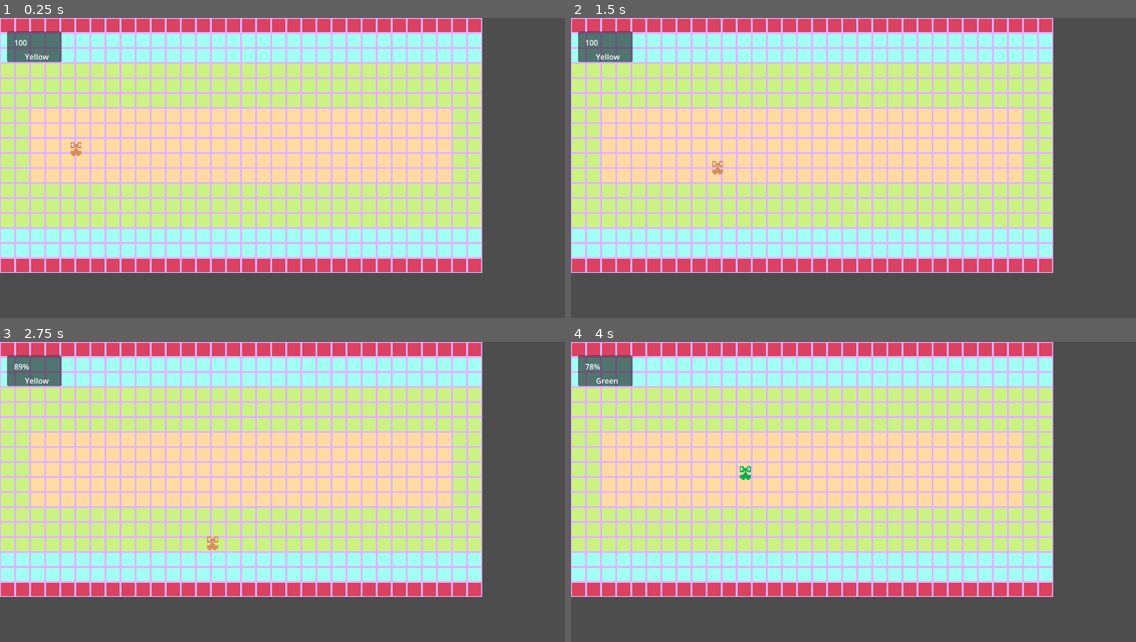
Above: before the commit, frames 1-4 (two rows, left to right).
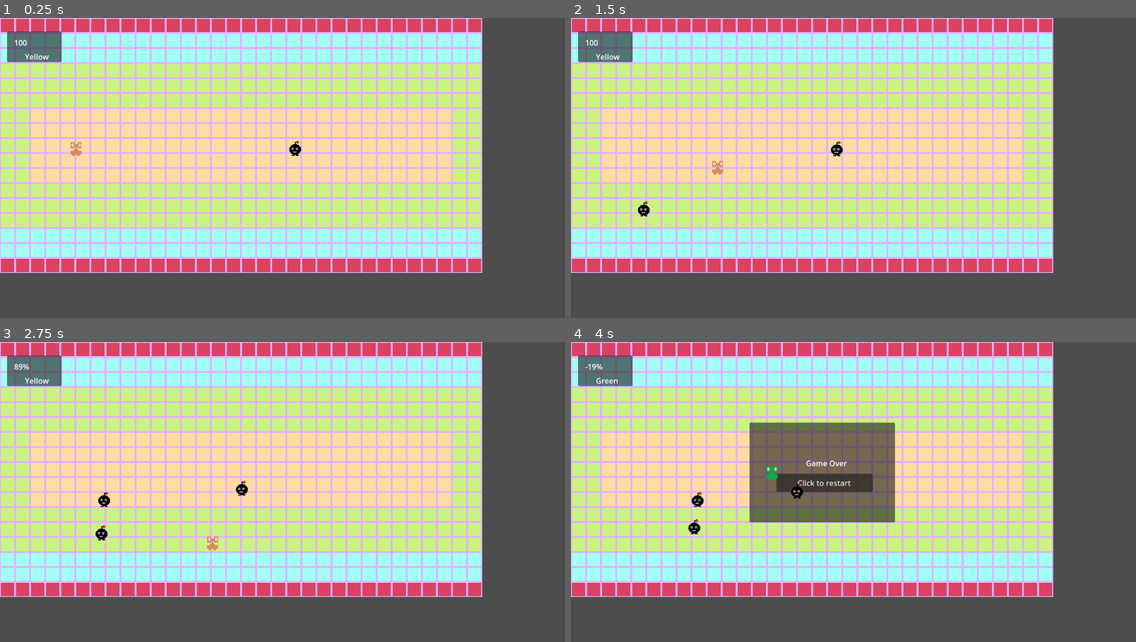
Above: after the commit, the same moments.

Repository: JaydenIvanovic/runrunrun
Game: Godot game, scene res://World.tscn
The game is run twice, just before and just after one commit, with the same random seed, the same clock (stepped at 60 frames per second) and the same inputs. The project has no main scene, so this scene is started directly.
Inputs:
- Up to frame 1 (0.25 s): no input
- Up to frame 2 (1.5 s): hold D (move_right) 0.53-1.28 s; hold S (move_down) from 1.28 s (still down)
- Up to frame 3 (2.75 s): release S (move_down) at 2.03 s; hold D (move_right) from 2.03 s (still down)
- Up to frame 4 (4 s): release D (move_right) at 2.78 s; hold W (move_up) 2.78-3.53 s; hold A (move_left) from 3.53 s (still down)

The runs differ from the first frame. In frame 1, less than 0.1% of the frame differs, in the area x 51-54%, y 40-47%; in frame 2, 0.2%; in frame 3, 0.2%; in frame 4, 8.9%, in the area x 2-58%, y 7-65%.

Commit message:
Add enemies

Diff:
--- /dev/null
+++ b/Enemy.gd
@@ -0,0 +1,23 @@
+extends CharacterBody2D
+
+@export var target: Node2D
+var speed = 50
+
+signal enemy_exploded
+
+# Called when the node enters the scene tree for the first time.
+func _ready():
+	pass
+
+
+# Called every frame. 'delta' is the elapsed time since the previous frame.
+func _physics_process(delta):
+	if !target:
+		return
+
+	var target_direction = target.position - position
+	var collision_info = move_and_collide(target_direction.normalized() * speed * delta)
+	if collision_info:
+		var collision_source = collision_info.get_collider().name
+		emit_signal("enemy_exploded", collision_source)
+		queue_free()
--- /dev/null
+++ b/Enemy.tscn
@@ -0,0 +1,18 @@
+[gd_scene load_steps=4 format=3 uid="uid://ctfd8cfs3yhfj"]
+
+[ext_resource type="Texture2D" uid="uid://csxkvdd5jwh0g" path="res://assets/enemy.png" id="1_61g25"]
+[ext_resource type="Script" path="res://Enemy.gd" id="2_kn73k"]
+
+[sub_resource type="CircleShape2D" id="CircleShape2D_mk6du"]
+radius = 12.3693
+
+[node name="Enemy" type="CharacterBody2D"]
+script = ExtResource("2_kn73k")
+
+[node name="Sprite" type="Sprite2D" parent="."]
+texture = ExtResource("1_61g25")
+hframes = 4
+
+[node name="CollisionShape2D" type="CollisionShape2D" parent="."]
+position = Vector2(0, 3)
+shape = SubResource("CircleShape2D_mk6du")
--- /dev/null
+++ b/EnemySpawner.gd
@@ -0,0 +1,22 @@
+extends Node
+
+var enemy_scene = preload("res://Enemy.tscn")
+
+# Called when the node enters the scene tree for the first time.
+func _ready():
+	$Timer.connect("timeout", func():
+		var instance = enemy_scene.instantiate()
+		instance.target = $"../Player"
+		get_parent().add_child(instance)
+		instance.position = get_random_spawn_position()
+		instance.connect("enemy_exploded", Callable($"../Player", "process_explosion_damage"))
+	)
+
+# Called every frame. 'delta' is the elapsed time since the previous frame.
+func _process(delta):
+	pass
+
+func get_random_spawn_position() -> Vector2:
+	var x = $"../Player".position.x + [randf_range(-150, -80), randf_range(150, 80)].pick_random()
+	var y = $"../Player".position.y + [randf_range(-150, -80), randf_range(150, 80)].pick_random()
+	return Vector2(x, y)
--- a/Player.gd
+++ b/Player.gd
@@ -1,4 +1,4 @@
-extends Sprite2D
+extends CharacterBody2D
 
 @export var health = 100
 @export var speed = 200
@@ -7,7 +7,6 @@
 var tile_map: TileMap
 var random_env_damage_timer: Timer
 var active_tile = 0
-var tile_being_stood_on = 0
 var is_moving = false
 
 signal player_health_changed
@@ -19,6 +18,7 @@
 	tile_map = $"../TileMap"
 	random_env_damage_timer = $RandomEnvDamageTimer
 	random_env_damage_timer.connect("timeout", randomize_active_tile)
+	$"../Enemy".connect("enemy_exploded", process_explosion_damage)
 	initialize_state()
 
 # Called every frame. 'delta' is the elapsed time since the previous frame.
@@ -36,11 +36,11 @@
 
 	if Input.is_action_pressed("move_left"):
 		position += Vector2.LEFT * speed * delta
-		flip_h = true
+		$Sprite.flip_h = true
 		is_moving = true
 	if Input.is_action_pressed("move_right"):
 		position += Vector2.RIGHT * speed * delta
-		flip_h = false
+		$Sprite.flip_h = false
 		is_moving = true
 	if Input.is_action_pressed("move_up"):
 		position += Vector2.UP * speed * delta
@@ -60,6 +60,11 @@
 		health -=  environment_damage_decay * delta
 		emit_signal("player_health_changed", health)
 
+func process_explosion_damage(target):
+	if target == self.name:
+		health -= 100
+		emit_signal("player_health_changed", health)
+
 func randomize_active_tile():
 	active_tile = round(randf_range(0,3))
 	var active_tile_name = get_tile_name(active_tile)
@@ -73,22 +78,22 @@
 func set_color(tile_name):
 	match tile_name:
 		"Yellow":
-			material.set_shader_parameter("red", 0.85)
-			material.set_shader_parameter("green", 0.55)
-			material.set_shader_parameter("blue", 0.35)
+			$Sprite.material.set_shader_parameter("red", 0.85)
+			$Sprite.material.set_shader_parameter("green", 0.55)
+			$Sprite.material.set_shader_parameter("blue", 0.35)
 		"Red":
-			material.set_shader_parameter("red", 1.0)
-			material.set_shader_parameter("green", 0.3)
-			material.set_shader_parameter("blue", 0.9)
+			$Sprite.material.set_shader_parameter("red", 1.0)
+			$Sprite.material.set_shader_parameter("green", 0.3)
+			$Sprite.material.set_shader_parameter("blue", 0.9)
 		"Blue":
-			material.set_shader_parameter("red", 0.0)
-			material.set_shader_parameter("green", 0.0)
-			material.set_shader_parameter("blue", 1.0)
+			$Sprite.material.set_shader_parameter("red", 0.0)
+			$Sprite.material.set_shader_parameter("green", 0.0)
+			$Sprite.material.set_shader_parameter("blue", 1.0)
 		"Green":
-			material.set_shader_parameter("red", 0.0)
-			material.set_shader_parameter("green", 0.7)
-			material.set_shader_parameter("blue", 0.3)
+			$Sprite.material.set_shader_parameter("red", 0.0)
+			$Sprite.material.set_shader_parameter("green", 0.7)
+			$Sprite.material.set_shader_parameter("blue", 0.3)
 		_:
-			material.set_shader_parameter("red", 0.0)
-			material.set_shader_parameter("green", 0.0)
-			material.set_shader_parameter("blue", 0.0)
+			$Sprite.material.set_shader_parameter("red", 0.0)
+			$Sprite.material.set_shader_parameter("green", 0.0)
+			$Sprite.material.set_shader_parameter("blue", 0.0)
--- a/World.tscn
+++ b/World.tscn
@@ -1,10 +1,12 @@
-[gd_scene load_steps=17 format=3 uid="uid://beoho0h16au1x"]
+[gd_scene load_steps=20 format=3 uid="uid://beoho0h16au1x"]
 
 [ext_resource type="Texture2D" uid="uid://dbni2s57jbiej" path="res://assets/plain-tiles.png" id="2"]
 [ext_resource type="Texture2D" uid="uid://b4aqk3h6c6jo4" path="res://assets/robot-ss.png" id="3"]
 [ext_resource type="Script" path="res://Player.gd" id="4"]
 [ext_resource type="Script" path="res://TileMap.gd" id="5"]
 [ext_resource type="Script" path="res://HUD.gd" id="6"]
+[ext_resource type="PackedScene" uid="uid://ctfd8cfs3yhfj" path="res://Enemy.tscn" id="7_3divo"]
+[ext_resource type="Script" path="res://EnemySpawner.gd" id="8_gwggf"]
 
 [sub_resource type="TileSetAtlasSource" id="TileSetAtlasSource_glh58"]
 texture = ExtResource("2")
@@ -121,27 +123,6 @@
 sources/2 = SubResource("TileSetAtlasSource_akxyx")
 sources/3 = SubResource("TileSetAtlasSource_vbeyi")
 sources/4 = SubResource("TileSetAtlasSource_fjror")
-
-[sub_resource type="Shader" id="3"]
-code = "shader_type canvas_item;
-
-uniform float red = 0.0;
-uniform float green = 0.0;
-uniform float blue = 0.0;
-
-void fragment() {
-  COLOR = texture(TEXTURE, UV);
-
-  COLOR.r = max(red, COLOR.r);
-  COLOR.g = max(green, COLOR.g);
-  COLOR.b = max(blue, COLOR.b);
-}"
-
-[sub_resource type="ShaderMaterial" id="4"]
-shader = SubResource("3")
-shader_parameter/red = 0.0
-shader_parameter/green = 0.0
-shader_parameter/blue = 0.0
 
 [sub_resource type="Animation" id="5"]
 length = 0.001
@@ -192,6 +173,30 @@
 "move": SubResource("6")
 }
 
+[sub_resource type="Shader" id="3"]
+code = "shader_type canvas_item;
+
+uniform float red = 0.0;
+uniform float green = 0.0;
+uniform float blue = 0.0;
+
+void fragment() {
+  COLOR = texture(TEXTURE, UV);
+
+  COLOR.r = max(red, COLOR.r);
+  COLOR.g = max(green, COLOR.g);
+  COLOR.b = max(blue, COLOR.b);
+}"
+
+[sub_resource type="ShaderMaterial" id="4"]
+shader = SubResource("3")
+shader_parameter/red = 0.0
+shader_parameter/green = 0.0
+shader_parameter/blue = 0.0
+
+[sub_resource type="RectangleShape2D" id="RectangleShape2D_21i4y"]
+size = Vector2(23, 29)
+
 [node name="World" type="Node2D"]
 
 [node name="TileMap" type="TileMap" parent="."]
@@ -221,23 +226,6 @@
 offset_top = 42.0
 offset_right = 79.0
 offset_bottom = 56.0
-
-[node name="Player" type="Sprite2D" parent="."]
-material = SubResource("4")
-position = Vector2(161, 279)
-texture = ExtResource("3")
-hframes = 4
-script = ExtResource("4")
-
-[node name="AnimationPlayer" type="AnimationPlayer" parent="Player"]
-libraries = {
-"": SubResource("AnimationLibrary_yk5mr")
-}
-
-[node name="RandomEnvDamageTimer" type="Timer" parent="Player"]
-wait_time = 3.0
-one_shot = true
-autostart = true
 
 [node name="GameOverMessage" type="Panel" parent="."]
 process_mode = 2
@@ -262,3 +250,37 @@
 offset_right = 262.0
 offset_bottom = 148.0
 text = "Click to restart"
+
+[node name="Player" type="CharacterBody2D" parent="."]
+position = Vector2(161, 279)
+script = ExtResource("4")
+
+[node name="RandomEnvDamageTimer" type="Timer" parent="Player"]
+wait_time = 3.0
+one_shot = true
+autostart = true
+
+[node name="AnimationPlayer" type="AnimationPlayer" parent="Player"]
+root_node = NodePath("../Sprite")
+libraries = {
+"": SubResource("AnimationLibrary_yk5mr")
+}
+
+[node name="Sprite" type="Sprite2D" parent="Player"]
+material = SubResource("4")
+texture = ExtResource("3")
+hframes = 4
+
+[node name="CollisionShape2D" type="CollisionShape2D" parent="Player"]
+position = Vector2(0.5, 0.5)
+shape = SubResource("RectangleShape2D_21i4y")
+
+[node name="Enemy" parent="." node_paths=PackedStringArray("target") instance=ExtResource("7_3divo")]
+position = Vector2(639, 278)
+target = NodePath("../Player")
+
+[node name="EnemySpawner" type="Node" parent="."]
+script = ExtResource("8_gwggf")
+
+[node name="Timer" type="Timer" parent="EnemySpawner"]
+autostart = true
--- a/project.godot
+++ b/project.godot
@@ -60,3 +60,6 @@
 
 anti_aliasing/quality/msaa_2d=3
 environment/defaults/default_environment="res://default_env.tres"
+textures/size/mode=0
+textures/size/initial_screen=0
+textures/size/viewport_height=648
Binary file added: assets/enemy.aseprite
Binary file added: assets/enemy.png
Not shown, added: assets/enemy.png.import
